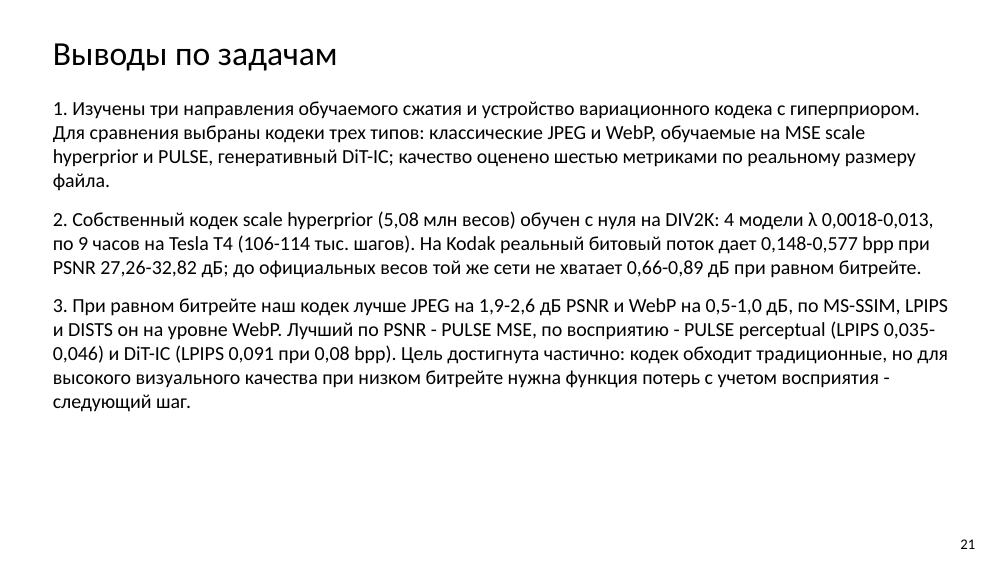
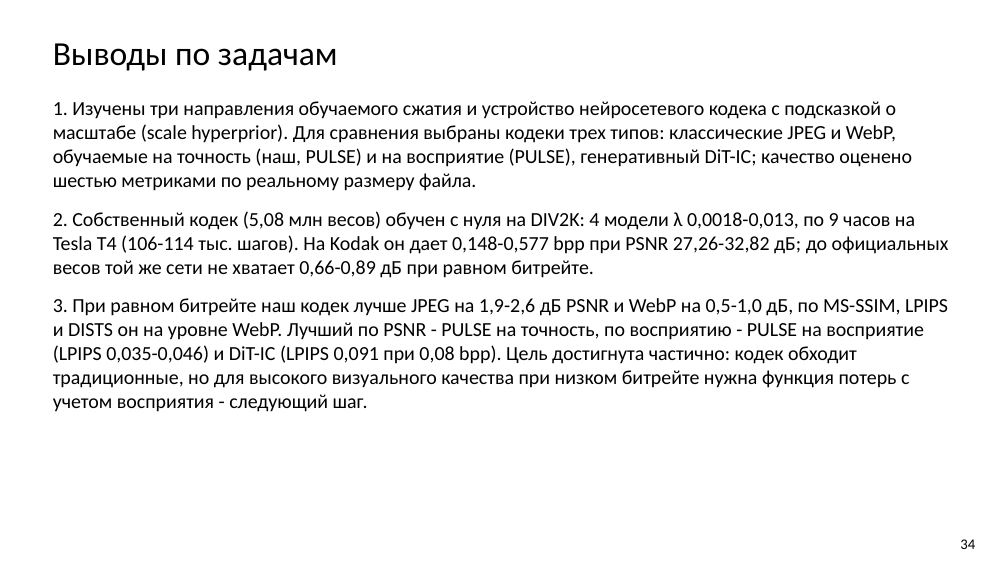
Before and after one commit to KDMCrypto/Deep-Image-Compression, a slide deck: slide 34 of documentation/cv-project-compression.pptx (slide 21 before the commit). Drawn at 1008x567 pixels with LibreOffice and Linux fonts; fonts in the diff are those of the drawing. Boxes give left, top, right and bottom in pixels: in the first picture for what was removed or moved away, otherwise in the second. Text is boxed around its words. In the diff, an @@ line names an element or a change of style, - is before the commit and + after.

Commit message:
Rework the project notebook and slides after review
Dataset description and analysis in the lab format (DIV2K and Kodak: source,
record, sizes, broken files, duplicates and overlap, examples, preprocessing
and split, training crops), plain-language glossary and metric explanations,
architecture diagram and layer summary, zoomed rate-distortion figure, plain
codec names, and tables in the lab style.

```diff
--- a/documentation/cv-project-compression.pptx
+++ b/documentation/cv-project-compression.pptx
@@ text at (53,101,949,412): text changed @@
-1. Изучены три направления обучаемого сжатия и устройство вариационного кодека с гиперприором. Для сравнения выбраны кодеки трех типов: классические JPEG и WebP, обучаемые на MSE scale hyperprior и PULSE, генеративный DiT-IC; качество оценено шестью метриками по реальному размеру файла.
-2. Собственный кодек scale hyperprior (5,08 млн весов) обучен с нуля на DIV2K: 4 модели λ 0,0018-0,013, по 9 часов на Tesla T4 (106-114 тыс. шагов). На Kodak реальный битовый поток дает 0,148-0,577 bpp при PSNR 27,26-32,82 дБ; до официальных весов той же сети не хватает 0,66-0,89 дБ при равном битрейте.
-3. При равном битрейте наш кодек лучше JPEG на 1,9-2,6 дБ PSNR и WebP на 0,5-1,0 дБ, по MS-SSIM, LPIPS и DISTS он на уровне WebP. Лучший по PSNR - PULSE MSE, по восприятию - PULSE perceptual (LPIPS 0,035-0,046) и DiT-IC (LPIPS 0,091 при 0,08 bpp). Цель достигнута частично: кодек обходит традиционные, но для высокого визуального качества при низком битрейте нужна функция потерь с учетом восприятия - следующий шаг.
+1. Изучены три направления обучаемого сжатия и устройство нейросетевого кодека с подсказкой о масштабе (scale hyperprior). Для сравнения выбраны кодеки трех типов: классические JPEG и WebP, обучаемые на точность (наш, PULSE) и на восприятие (PULSE), генеративный DiT-IC; качество оценено шестью метриками по реальному размеру файла.
+2. Собственный кодек (5,08 млн весов) обучен с нуля на DIV2K: 4 модели λ 0,0018-0,013, по 9 часов на Tesla T4 (106-114 тыс. шагов). На Kodak он дает 0,148-0,577 bpp при PSNR 27,26-32,82 дБ; до официальных весов той же сети не хватает 0,66-0,89 дБ при равном битрейте.
+3. При равном битрейте наш кодек лучше JPEG на 1,9-2,6 дБ PSNR и WebP на 0,5-1,0 дБ, по MS-SSIM, LPIPS и DISTS он на уровне WebP. Лучший по PSNR - PULSE на точность, по восприятию - PULSE на восприятие (LPIPS 0,035-0,046) и DiT-IC (LPIPS 0,091 при 0,08 bpp). Цель достигнута частично: кодек обходит традиционные, но для высокого визуального качества при низком битрейте нужна функция потерь с учетом восприятия - следующий шаг.
@@ text at (960,539,975,549): text changed @@
-21
+34
```
Also in this commit, not shown: 17 other slides changed, 15 slides added, 2 slides removed, 19 other files.
